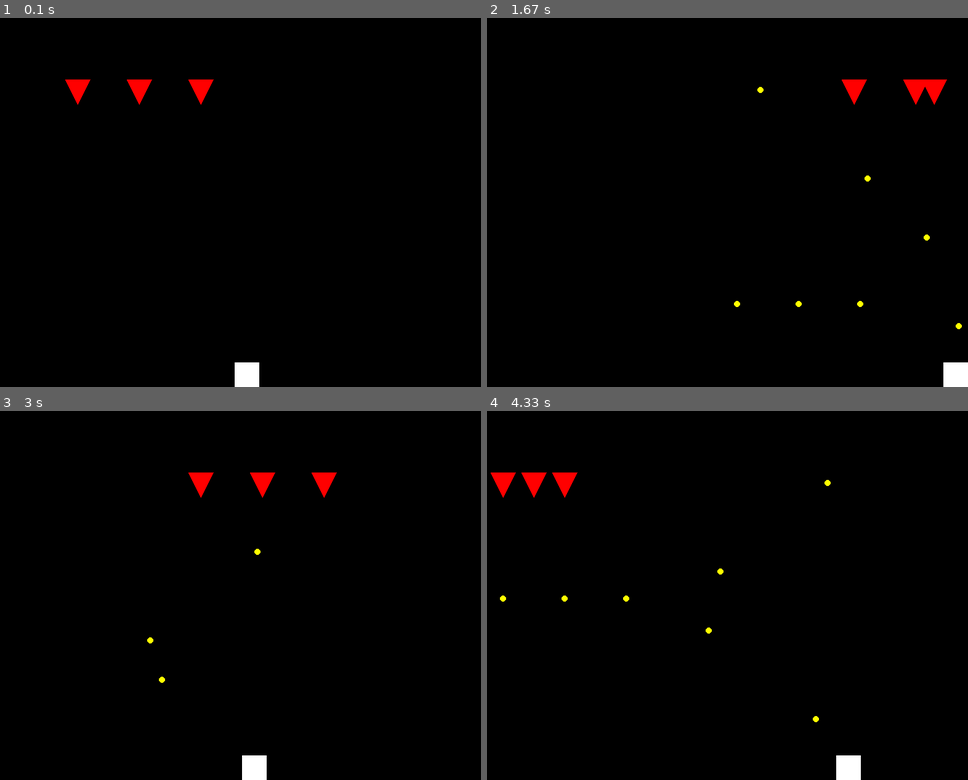
Above: before the commit, frames 1-4 (two rows, left to right).
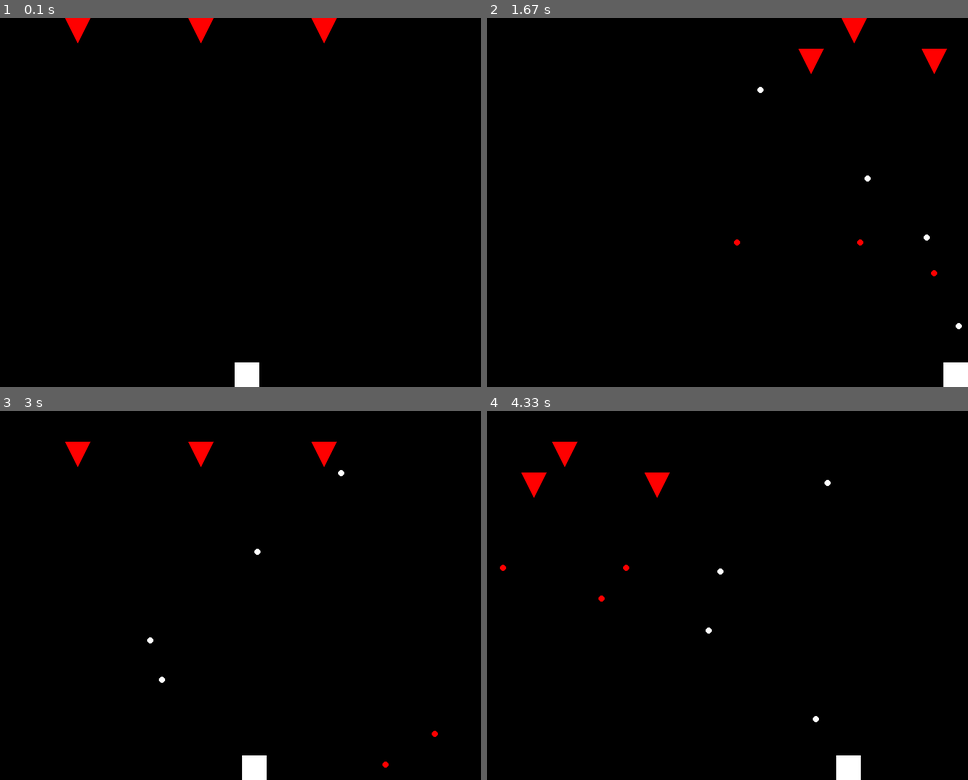
Above: after the commit, the same moments.

Repository: alderaan/Pygame-Space-Invaders
Game: pygame game, started from main.py
Same seed, same stepped clock (60 frames per second), same inputs: the game is played once before the commit and once after it.
Inputs:
- Up to frame 1 (0.1 s): no input
- Up to frame 2 (1.67 s): tap Space at 0.33, 0.73, 1.03, 1.23, 1.53 s; hold Right 0.67-1.13 s; hold Right 1.17-1.63 s
- Up to frame 3 (3 s): hold Left 1.67-2.2 s; tap Space at 1.73, 2.03, 2.3, 2.6, 2.73 s; hold Left 2.23-2.63 s; hold Right from 2.67 s (still down)
- Up to frame 4 (4.33 s): tap Space at 3.03, 3.4, 3.7, 3.9, 4.2 s; release Right at 3.3 s; hold Left 3.33-3.8 s; hold Right 3.83-4.3 s

The runs differ from the first frame. In frame 1, 1.1% of the frame differs, in the area x 13-71%, y 0-24%; in frame 2, 1.3%, in the area x 51-99%, y 0-85%; in frame 3, 1.2%; in frame 4, 0.9%.

Commit message:
various improvements

Diff:
--- a/bullet.py
+++ b/bullet.py
@@ -3,9 +3,9 @@
 
 
 class Bullet:
-    def __init__(self, x, y):
+    def __init__(self, x, y, color):
         self.rect = pygame.Rect(x, y, 10, 10)
-        self.color = (255, 255, 0)  # Yellow color for the bullet
+        self.color = color  # Yellow color for the bullet
         self.speed = BULLET_SPEED  # pixels per second
         self.radius = self.rect.width // 2
 
--- a/config.py
+++ b/config.py
@@ -5,10 +5,12 @@
 PLAYER_WIDTH = 40
 PLAYER_HEIGHT = 40
 PLAYER_SPEED = 600
+PLAYER_BULLET_COLOR = (255, 255, 255)
 
 
 ENEMY_COLOR = (255, 0, 0)
 ENEMY_WIDTH = 40
 ENEMY_HEIGHT = 40
+ENEMY_BULLET_COLOR = (255, 0, 0)
 
 BULLET_SPEED = 500
--- a/enemy.py
+++ b/enemy.py
@@ -1,6 +1,13 @@
 import pygame
 import time
-from config import SCREEN_WIDTH, SCREEN_HEIGHT, ENEMY_COLOR, ENEMY_WIDTH, ENEMY_HEIGHT
+from config import (
+    SCREEN_WIDTH,
+    SCREEN_HEIGHT,
+    ENEMY_COLOR,
+    ENEMY_WIDTH,
+    ENEMY_HEIGHT,
+    ENEMY_BULLET_COLOR,
+)
 from bullet import Bullet
 from collision import check_collision
 
@@ -24,6 +31,7 @@
         self.rect.x += self.direction * ENEMY_SPEED
         if self.rect.right >= SCREEN_WIDTH or self.rect.left <= 0:
             self.direction *= -1  # Reverse direction
+            self.rect.y += 50
 
     def try_to_shoot(self):
         current_time = time.time()
@@ -32,7 +40,7 @@
             self.last_shot_time = current_time  # Update last shot time
 
     def shoot(self):
-        bullet = Bullet(self.rect.centerx, self.rect.bottom)
+        bullet = Bullet(self.rect.centerx, self.rect.bottom, ENEMY_BULLET_COLOR)
         self.bullets.append(bullet)
 
     def update_bullets(self, dt):
--- a/game.py
+++ b/game.py
@@ -12,7 +12,11 @@
     screen = pygame.display.set_mode((SCREEN_WIDTH, SCREEN_HEIGHT))
 
     player = Player(SCREEN_WIDTH / 2, SCREEN_HEIGHT)
-    enemies = [Enemy(100, 100), Enemy(200, 100), Enemy(300, 100)]
+    enemies = [
+        Enemy(100, 0),
+        Enemy(300, 0),
+        Enemy(500, 0),
+    ]
 
     run = True
 
@@ -38,8 +42,9 @@
             # enemy.check_bullet_collisions(player)
 
         # Check if player's bullets hit enemies
-        for bullet in player.bullets[:]:  # Iterate over a copy of the list
-            for enemy in enemies[:]:  # Iterate over a copy of the list
+        # Create shallow copies of lists
+        for bullet in player.bullets[:]:
+            for enemy in enemies[:]:
                 if check_collision(bullet, enemy):
                     if enemy.take_damage(25):
                         enemies.remove(enemy)
@@ -47,11 +52,10 @@
                     break
 
         # Check if enemy bullets hit the player
-        for enemy in enemies:
-            for bullet in enemy.bullets:
+        for enemy in enemies[:]:
+            for bullet in enemy.bullets[:]:
                 if check_collision(bullet, player):
                     print("Player hit!")
-                    # Handle player hit logic
                     enemy.bullets.remove(bullet)
                     # Optionally, reduce player's health or handle game over
 
--- a/player.py
+++ b/player.py
@@ -6,6 +6,7 @@
     PLAYER_COLOR,
     PLAYER_WIDTH,
     PLAYER_HEIGHT,
+    PLAYER_BULLET_COLOR,
 )
 from bullet import Bullet
 from collision import check_collision
@@ -40,7 +41,7 @@
         self.y = self.rect.y
 
     def shoot(self):
-        bullet = Bullet(self.rect.centerx, self.rect.top)
+        bullet = Bullet(self.rect.centerx, self.rect.top, PLAYER_BULLET_COLOR)
         self.bullets.append(bullet)
 
     def update_bullets(self, dt):
